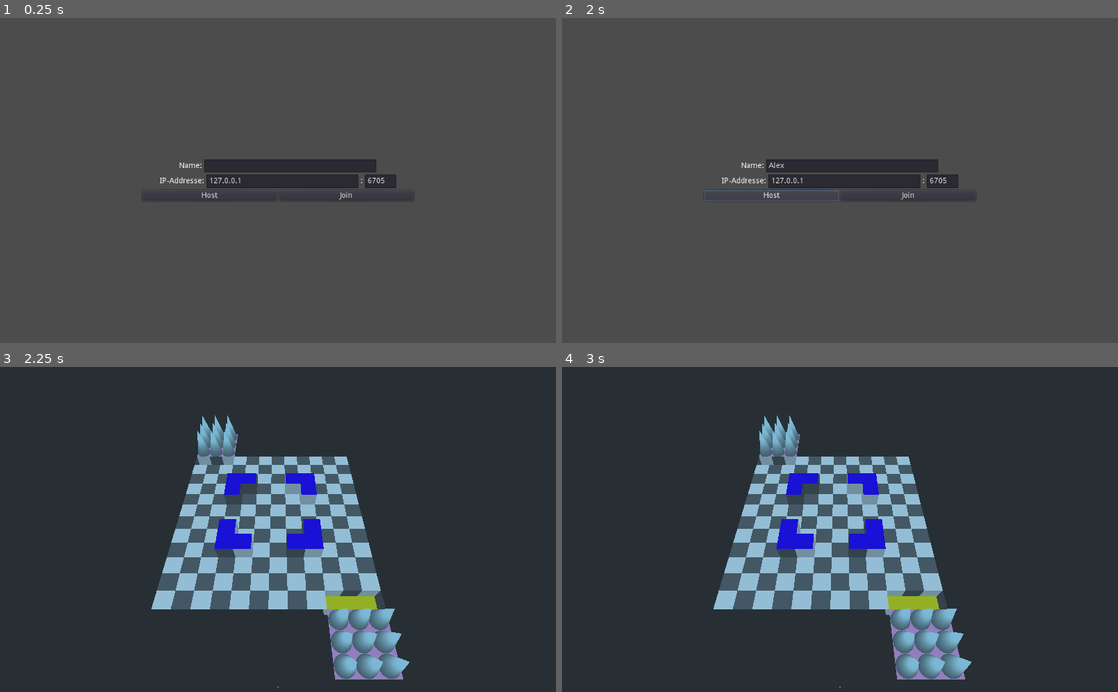
Above: before the commit, frames 1-4 (two rows, left to right).
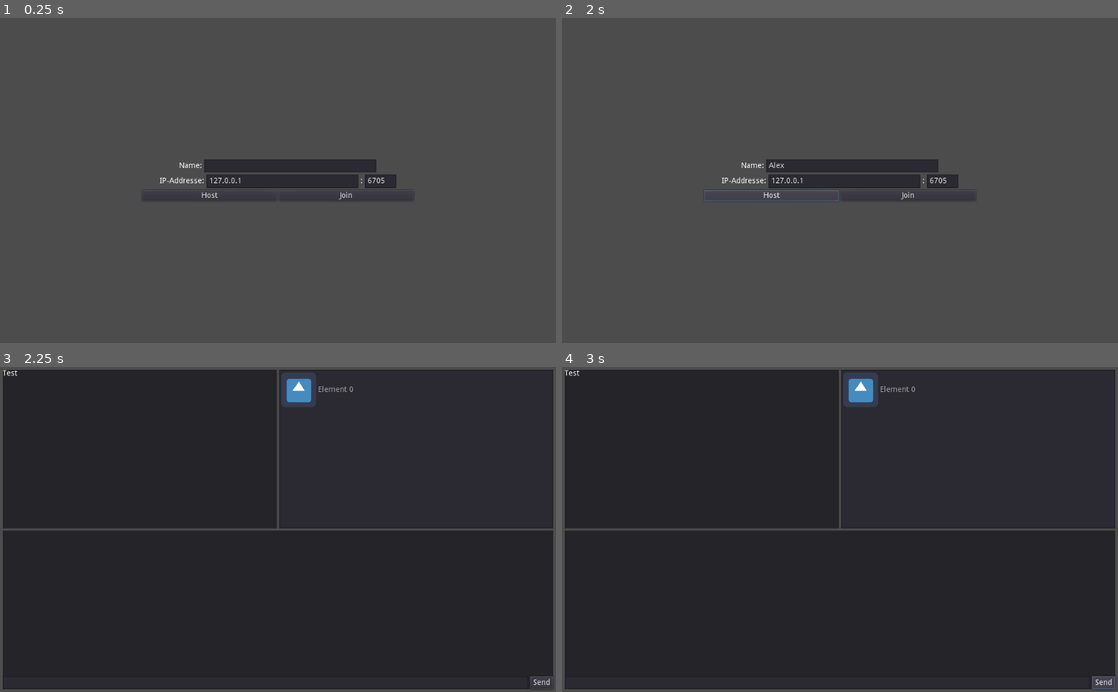
Above: after the commit, the same moments.

Repository: MrJustreborn/BattleMess
Game: Godot game, scene res://ui/main_menu.tscn
Two runs of this game, one before a commit and one after it. Both use one fixed random seed, a clock stepped at 60 frames per second and the inputs below. The engine's default icon, where the game draws it, is replaced by a stand-in: a white triangle on a blue panel in a dark square.
Inputs (mouse positions are in pixels of both pictures, inside the frame that each line leads up to):
- Up to frame 1 (0.25 s): no input
- Up to frame 2 (2 s): click (851, 167) at 0.52 s; type "Alex" at 0.6 s; click "Host" at 1.25 s
- Up to frame 3 (2.25 s): click "Join" at 2 s
- Up to frame 4 (3 s): click (1101, 682) at 2.75 s, where only the run after the commit has a clickable "Send"

Frames 1-2 are identical in both runs. In frame 3, 23% of the frame differs, in the area x 0-100%, y 0-100%; in frame 4, 23%.

Commit message:
Added lobby

Diff:
--- a/godot/singelton/globals.gd
+++ b/godot/singelton/globals.gd
@@ -3,6 +3,7 @@
 var ip: String;
 var port: int;
 var player_name: String;
+var team: String;
 
 func _ready():
 	pass
--- a/godot/singelton/network.gd
+++ b/godot/singelton/network.gd
@@ -37,6 +37,7 @@
 		get_tree().set_network_peer(peer)
 		#checks:
 		print("Hosting...This is my ID: ", str(get_tree().get_network_unique_id()))
+		players[1] = globals.player_name
 	return err;
 
 func join_server():
--- /dev/null
+++ b/godot/ui/lobby.gd
@@ -0,0 +1,45 @@
+extends Control
+
+onready var chat = $"VBoxContainer/Panel/VBoxContainer/RichTextLabel";
+onready var toSend = $"VBoxContainer/Panel/VBoxContainer/HBoxContainer/LineEdit"
+onready var network = $"/root/network"
+
+func _ready():
+	pass
+
+
+func _get_timestamp():
+	var time = OS.get_time()
+	var h = time.hour
+	var m = time.minute
+	var s = time.second
+
+	if h < 10:
+		h = "0" + str(h);
+	else:
+		h = str(h)
+	if m < 10:
+		m = "0" + str(m);
+	else:
+		m = str(m)
+	if s < 10:
+		s = "0" + str(s);
+	else:
+		s = str(s)
+
+	return "[color=gray] (" + h +":"+ m +":"+ s + ") "
+
+remotesync func _append_chat(player_name, text):
+	chat.bbcode_text += "\n" + _get_timestamp() + "[color=red]" +player_name+ ":\n [color=white] " + text
+
+master func _send_text(text):
+	var from = get_tree().get_rpc_sender_id();
+	if from == 0 && get_tree().is_network_server():
+		from = 1;
+	print("New chat message: ", text);
+	var pName = network.players[from]
+	rpc("_append_chat", pName, text);
+
+func _on_Button_pressed():
+	rpc("_send_text", toSend.text);
+	toSend.text = "";
--- /dev/null
+++ b/godot/ui/lobby.tscn
@@ -0,0 +1,97 @@
+[gd_scene load_steps=5 format=2]
+
+[ext_resource path="res://ui/lobby.gd" type="Script" id=1]
+[ext_resource path="res://icon.png" type="Texture" id=2]
+
+[sub_resource type="InputEventKey" id=1]
+scancode = 16777221
+
+[sub_resource type="ShortCut" id=2]
+shortcut = SubResource( 1 )
+
+[node name="Control" type="Control"]
+anchor_right = 1.0
+anchor_bottom = 1.0
+margin_left = 5.0
+margin_top = 5.0
+margin_right = -5.0
+margin_bottom = -5.0
+script = ExtResource( 1 )
+
+[node name="VBoxContainer" type="VBoxContainer" parent="."]
+anchor_right = 1.0
+anchor_bottom = 1.0
+size_flags_horizontal = 3
+size_flags_vertical = 3
+
+[node name="HBoxContainer" type="HBoxContainer" parent="VBoxContainer"]
+margin_right = 1014.0
+margin_bottom = 293.0
+size_flags_horizontal = 3
+size_flags_vertical = 3
+
+[node name="Panel" type="Panel" parent="VBoxContainer/HBoxContainer"]
+margin_right = 505.0
+margin_bottom = 293.0
+size_flags_horizontal = 3
+size_flags_vertical = 3
+
+[node name="Label" type="Label" parent="VBoxContainer/HBoxContainer/Panel"]
+margin_right = 40.0
+margin_bottom = 14.0
+text = "Test"
+
+[node name="Panel2" type="Panel" parent="VBoxContainer/HBoxContainer"]
+margin_left = 509.0
+margin_right = 1014.0
+margin_bottom = 293.0
+size_flags_horizontal = 3
+size_flags_vertical = 3
+
+[node name="ItemList" type="ItemList" parent="VBoxContainer/HBoxContainer/Panel2"]
+anchor_right = 1.0
+anchor_bottom = 1.0
+size_flags_horizontal = 3
+size_flags_vertical = 3
+items = [ "Element 0", ExtResource( 2 ), false ]
+
+[node name="Panel" type="Panel" parent="VBoxContainer"]
+margin_top = 297.0
+margin_right = 1014.0
+margin_bottom = 590.0
+size_flags_horizontal = 3
+size_flags_vertical = 3
+
+[node name="VBoxContainer" type="VBoxContainer" parent="VBoxContainer/Panel"]
+anchor_right = 1.0
+anchor_bottom = 1.0
+size_flags_horizontal = 3
+size_flags_vertical = 3
+
+[node name="RichTextLabel" type="RichTextLabel" parent="VBoxContainer/Panel/VBoxContainer"]
+margin_right = 1014.0
+margin_bottom = 265.0
+size_flags_horizontal = 3
+size_flags_vertical = 3
+custom_colors/font_color_shadow = Color( 0.419608, 0.419608, 0.419608, 1 )
+bbcode_enabled = true
+scroll_following = true
+
+[node name="HBoxContainer" type="HBoxContainer" parent="VBoxContainer/Panel/VBoxContainer"]
+margin_top = 269.0
+margin_right = 1014.0
+margin_bottom = 293.0
+size_flags_horizontal = 3
+
+[node name="LineEdit" type="LineEdit" parent="VBoxContainer/Panel/VBoxContainer/HBoxContainer"]
+margin_right = 967.0
+margin_bottom = 24.0
+size_flags_horizontal = 3
+
+[node name="Button" type="Button" parent="VBoxContainer/Panel/VBoxContainer/HBoxContainer"]
+margin_left = 971.0
+margin_right = 1014.0
+margin_bottom = 24.0
+shortcut = SubResource( 2 )
+text = "Send"
+[connection signal="pressed" from="VBoxContainer/Panel/VBoxContainer/HBoxContainer/Button" to="." method="_on_Button_pressed"]
--- a/godot/ui/main_menu.gd
+++ b/godot/ui/main_menu.gd
@@ -16,7 +16,7 @@
 func _on_Host_pressed():
 	_set_address()
 	if $"/root/network".host_server() == OK:
-		get_tree().change_scene("res://test/testlvl.tscn"); #TODO: goto lobby
+		get_tree().change_scene("res://ui/lobby.tscn"); #TODO: goto lobby
 	else:
 		printerr("Could not start server with: ", globals.ip, ":", globals.port);
 
@@ -24,6 +24,6 @@
 func _on_Join_pressed():
 	_set_address()
 	if $"/root/network".join_server() == OK:
-		get_tree().change_scene("res://test/testlvl.tscn"); #TODO: goto lobby
+		get_tree().change_scene("res://ui/lobby.tscn"); #TODO: goto lobby
 	else:
 		printerr("Could not connect to server with: ", globals.ip, ":", globals.port);
